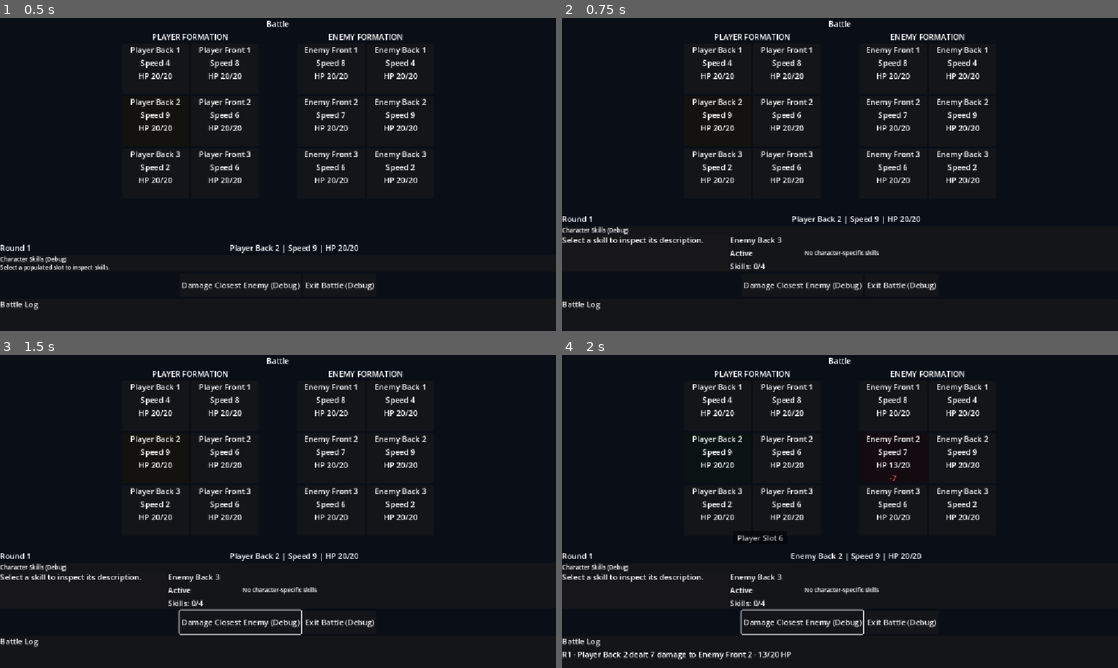
Above: before the commit, frames 1-4 (two rows, left to right).
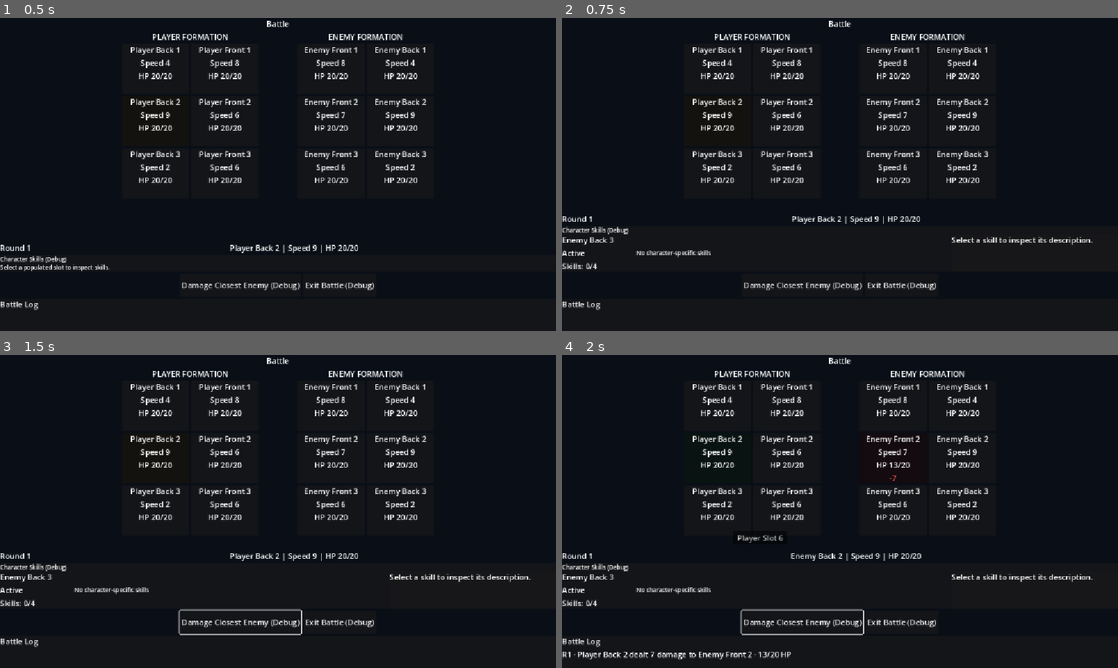
Above: after the commit, the same moments.

Repository: Poostaq/two-dimensional-experiment
Game: Godot game, scene res://Scenes/battle_arena.tscn
Two runs of this game, one before a commit and one after it. Both use one fixed random seed, a clock stepped at 60 frames per second and the inputs below. This scene is started directly instead of the project's main scene.
Inputs (mouse positions are in pixels of both pictures, inside the frame that each line leads up to):
- Up to frame 1 (0.5 s): no input
- Up to frame 2 (0.75 s): tap Enter at 0.5, 0.6 s; move the mouse to (962, 158) at 0.52 s; hold Right from 0.53 s (still down); click (962, 158) at 0.67 s
- Up to frame 3 (1.5 s): tap Space at 0.77, 1.25 s; move the mouse to (166, 527) at 1.27 s; release Right at 1.28 s; hold Down from 1.28 s (still down); tap Tab at 1.35 s
- Up to frame 4 (2 s): keep holding Down; tap Space at 1.52 s

Frame 1 is identical in both runs. In frame 2, 1.2% of the frame differs, in the area x 0-96%, y 70-81%; in frame 3, 1.2%; in frame 4, 1.2%.

Commit message:
fix: dock AC2.7 preview on inspector right

Diff:
--- a/Scenes/battle_arena.tscn
+++ b/Scenes/battle_arena.tscn
@@ -479,6 +479,40 @@
 unique_name_in_owner = true
 layout_mode = 2
 
+[node name="SkillSelectionRegion" type="HBoxContainer" parent="Margin/VBox/SkillInspectorPanel/SkillInspectorContent/SkillInspectorBody" unique_id=707293362]
+unique_name_in_owner = true
+layout_mode = 2
+size_flags_horizontal = 3
+size_flags_stretch_ratio = 7.0
+
+[node name="SkillInspectorCharacterBlock" type="VBoxContainer" parent="Margin/VBox/SkillInspectorPanel/SkillInspectorContent/SkillInspectorBody/SkillSelectionRegion" unique_id=1751821891]
+unique_name_in_owner = true
+custom_minimum_size = Vector2(150, 0)
+layout_mode = 2
+
+[node name="SkillInspectorUnitNameLabel" type="Label" parent="Margin/VBox/SkillInspectorPanel/SkillInspectorContent/SkillInspectorBody/SkillSelectionRegion/SkillInspectorCharacterBlock" unique_id=713145833]
+unique_name_in_owner = true
+layout_mode = 2
+
+[node name="SkillInspectorStatusLabel" type="Label" parent="Margin/VBox/SkillInspectorPanel/SkillInspectorContent/SkillInspectorBody/SkillSelectionRegion/SkillInspectorCharacterBlock" unique_id=1401560804]
+unique_name_in_owner = true
+layout_mode = 2
+
+[node name="SkillInspectorCountLabel" type="Label" parent="Margin/VBox/SkillInspectorPanel/SkillInspectorContent/SkillInspectorBody/SkillSelectionRegion/SkillInspectorCharacterBlock" unique_id=1655803130]
+unique_name_in_owner = true
+layout_mode = 2
+
+[node name="SkillInspectorEmptyLabel" type="Label" parent="Margin/VBox/SkillInspectorPanel/SkillInspectorContent/SkillInspectorBody/SkillSelectionRegion" unique_id=943690158]
+unique_name_in_owner = true
+visible = false
+layout_mode = 2
+theme_override_font_sizes/font_size = 12
+text = "No character-specific skills"
+
+[node name="SkillInspectorSkills" type="HBoxContainer" parent="Margin/VBox/SkillInspectorPanel/SkillInspectorContent/SkillInspectorBody/SkillSelectionRegion" unique_id=1077560603]
+unique_name_in_owner = true
+layout_mode = 2
+
 [node name="SkillPreviewPanel" type="PanelContainer" parent="Margin/VBox/SkillInspectorPanel/SkillInspectorContent/SkillInspectorBody" unique_id=490861792]
 unique_name_in_owner = true
 custom_minimum_size = Vector2(288, 0)
@@ -523,40 +557,6 @@
 unique_name_in_owner = true
 layout_mode = 2
 autowrap_mode = 2
-
-[node name="SkillSelectionRegion" type="HBoxContainer" parent="Margin/VBox/SkillInspectorPanel/SkillInspectorContent/SkillInspectorBody" unique_id=707293362]
-unique_name_in_owner = true
-layout_mode = 2
-size_flags_horizontal = 3
-size_flags_stretch_ratio = 7.0
-
-[node name="SkillInspectorCharacterBlock" type="VBoxContainer" parent="Margin/VBox/SkillInspectorPanel/SkillInspectorContent/SkillInspectorBody/SkillSelectionRegion" unique_id=1751821891]
-unique_name_in_owner = true
-custom_minimum_size = Vector2(150, 0)
-layout_mode = 2
-
-[node name="SkillInspectorUnitNameLabel" type="Label" parent="Margin/VBox/SkillInspectorPanel/SkillInspectorContent/SkillInspectorBody/SkillSelectionRegion/SkillInspectorCharacterBlock" unique_id=713145833]
-unique_name_in_owner = true
-layout_mode = 2
-
-[node name="SkillInspectorStatusLabel" type="Label" parent="Margin/VBox/SkillInspectorPanel/SkillInspectorContent/SkillInspectorBody/SkillSelectionRegion/SkillInspectorCharacterBlock" unique_id=1401560804]
-unique_name_in_owner = true
-layout_mode = 2
-
-[node name="SkillInspectorCountLabel" type="Label" parent="Margin/VBox/SkillInspectorPanel/SkillInspectorContent/SkillInspectorBody/SkillSelectionRegion/SkillInspectorCharacterBlock" unique_id=1655803130]
-unique_name_in_owner = true
-layout_mode = 2
-
-[node name="SkillInspectorEmptyLabel" type="Label" parent="Margin/VBox/SkillInspectorPanel/SkillInspectorContent/SkillInspectorBody/SkillSelectionRegion" unique_id=943690158]
-unique_name_in_owner = true
-visible = false
-layout_mode = 2
-theme_override_font_sizes/font_size = 12
-text = "No character-specific skills"
-
-[node name="SkillInspectorSkills" type="HBoxContainer" parent="Margin/VBox/SkillInspectorPanel/SkillInspectorContent/SkillInspectorBody/SkillSelectionRegion" unique_id=1077560603]
-unique_name_in_owner = true
-layout_mode = 2
 
 [node name="BattleResultPanel" type="PanelContainer" parent="Margin/VBox" unique_id=1316659299]
 unique_name_in_owner = true
--- a/Tests/Battle/test_ac2_7_skill_preview.gd
+++ b/Tests/Battle/test_ac2_7_skill_preview.gd
@@ -254,6 +254,8 @@
 	var preview := arena.get_node("%SkillPreviewPanel") as Control
 	var inspector_rect := inspector.get_global_rect()
 	var preview_rect := preview.get_global_rect()
+	var selection_rect := (arena.get_node("%SkillSelectionRegion") as Control).get_global_rect()
+	_expect(preview_rect.position.x >= selection_rect.end.x, "preview must be right-docked after selection region")
 	var preview_ratio := preview_rect.size.x / inspector_rect.size.x
 	_expect(preview_ratio >= 0.25 and preview_ratio <= 0.33, "preview ratio must be 0.25-0.33, got %.3f" % preview_ratio)
 	_expect(inspector_rect.position.x >= 0.0 and inspector_rect.end.x <= 1152.0, "inspector must fit horizontally")
